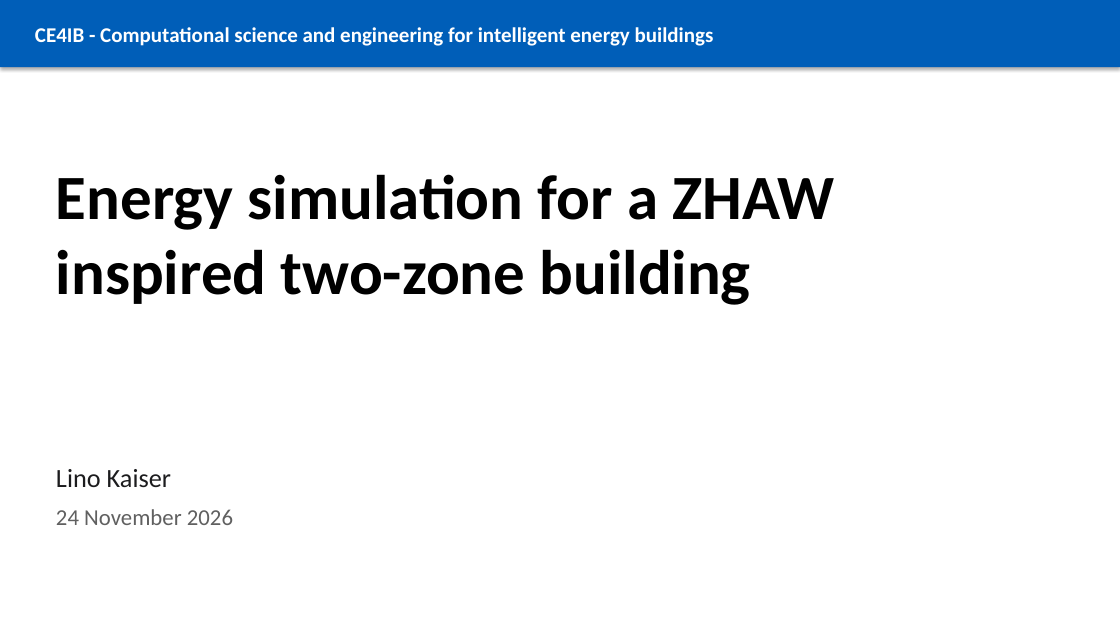
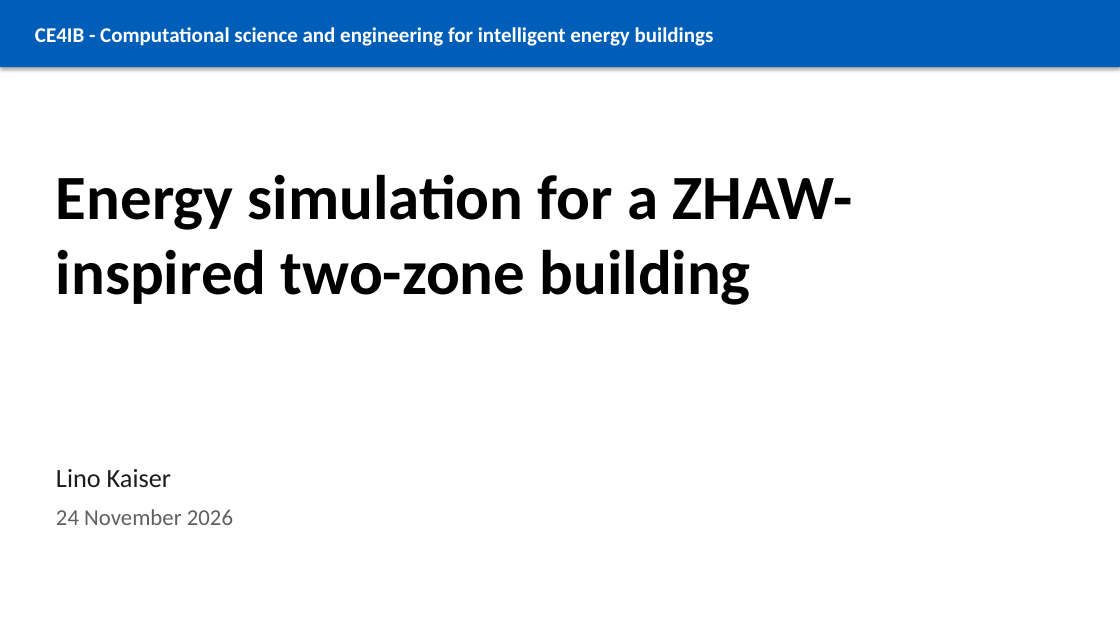
Before and after one commit to linokaiser/CE4IB, a slide deck: slide 1 of presentations/CE4IB_Building_Energy_Simulation.pptx. Drawn at 1120x630 pixels with LibreOffice and Linux fonts; fonts in the diff are those of the drawing. Boxes give left, top, right and bottom in pixels: in the first picture for what was removed or moved away, otherwise in the second. Text is boxed around its words. In the diff, an @@ line names an element or a change of style, - is before the commit and + after.

```diff
--- a/presentations/CE4IB_Building_Energy_Simulation.pptx
+++ b/presentations/CE4IB_Building_Energy_Simulation.pptx
@@ text at <box>56,174,852,305</box>: text changed @@
-Energy simulation for a ZHAW inspired two-zone building
+Energy simulation for a ZHAW-inspired two-zone building
```
Also in this commit, not shown: 5 other slides changed, 5 other files.
